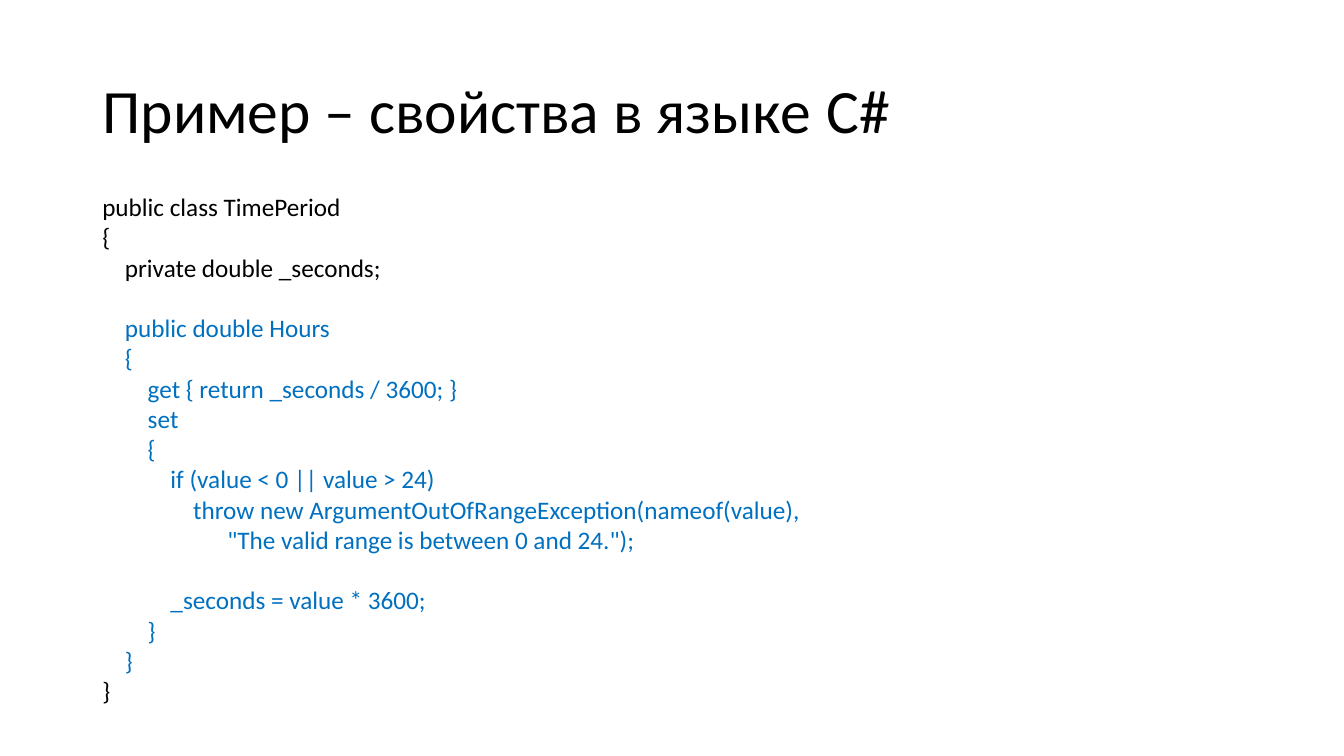
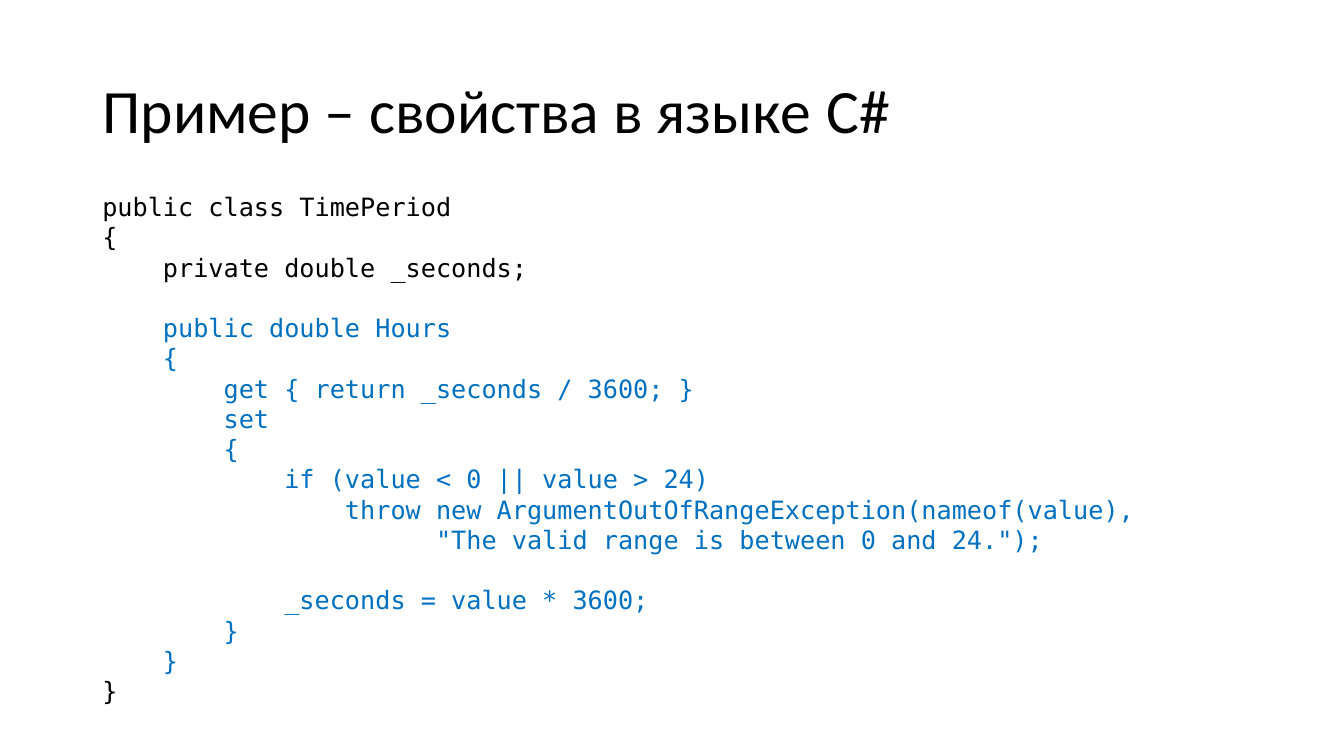
Before and after one commit to alexey-malov/oop, a slide deck: slide 47 of lectures/02/Основы ООП.pptx. Drawn at 1344x756 pixels with LibreOffice and Linux fonts; fonts in the diff are those of the drawing. Boxes give left, top, right and bottom in pixels: in the first picture for what was removed or moved away, otherwise in the second. Text is boxed around its words. In the diff, an @@ line names an element or a change of style, - is before the commit and + after.

```diff
--- a/lectures/02/Основы ООП.pptx
+++ b/lectures/02/Основы ООП.pptx
@@ text "public class TimePeriod" at (102,196,1134,615): font Calibri to DejaVu Sans Mono @@
```
Also in this commit, not shown: 13 other slides changed, 5 slides added, 7 other files.
